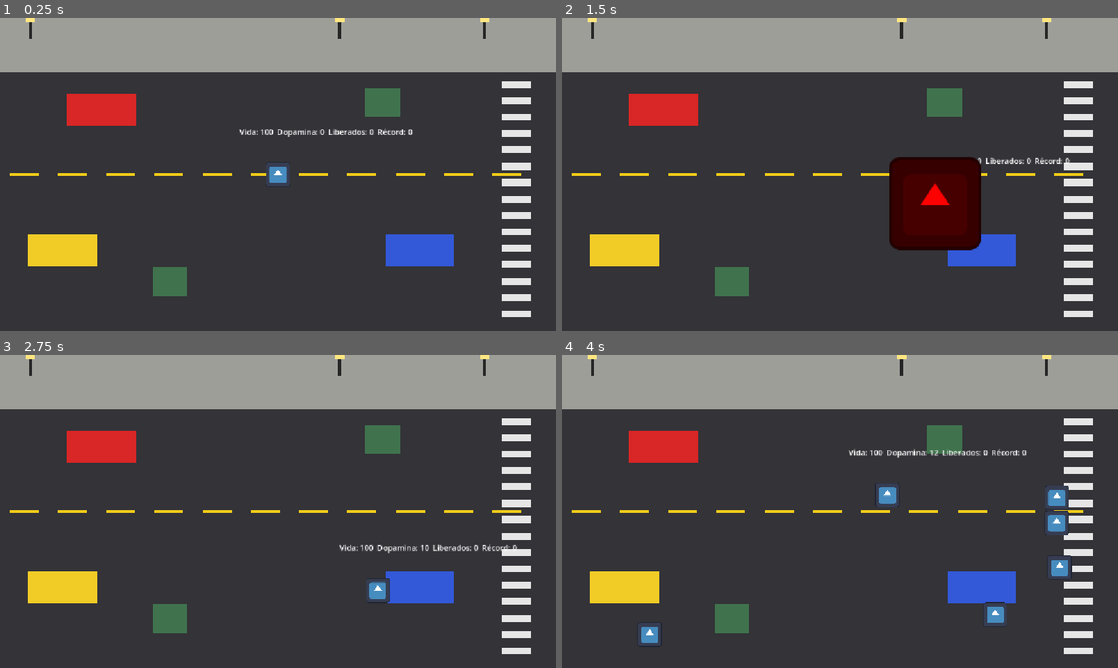
Above: before the commit, frames 1-4 (two rows, left to right).
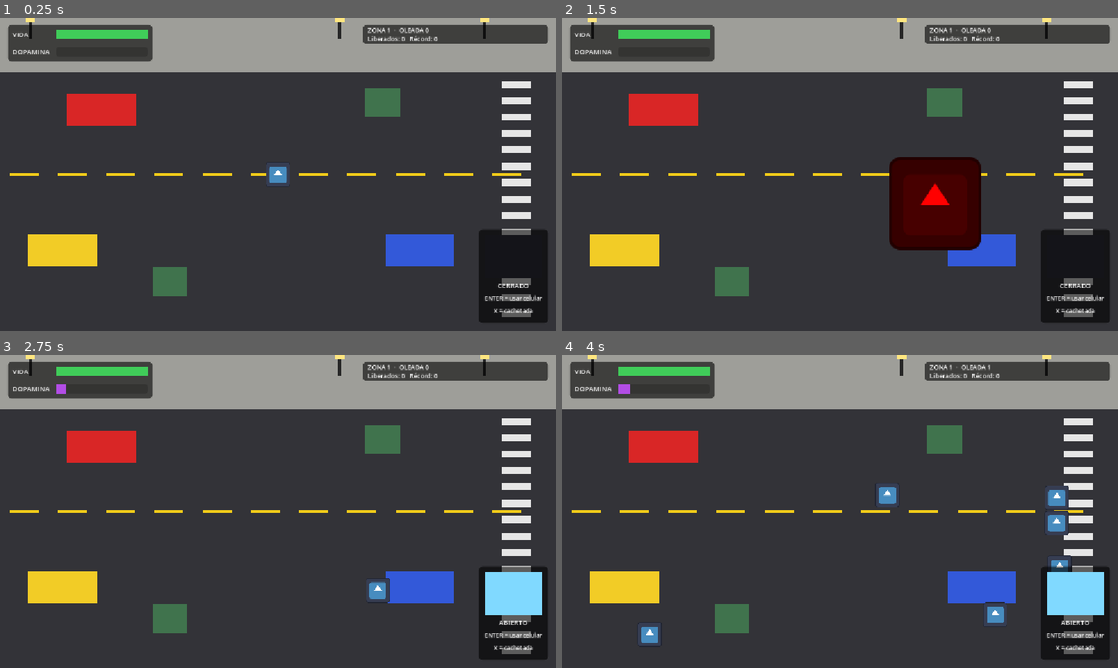
Above: after the commit, the same moments.

Repository: Moon-collab1/Brainrot-Breakout
Game: Godot game, scene res://zona_1/zona_1.tscn
Two runs of this game, one before a commit and one after it. Both use one fixed random seed, a clock stepped at 60 frames per second and the inputs below. The engine's default icon, where the game draws it, is replaced by a stand-in: a white triangle on a blue panel in a dark square.
Inputs:
- Up to frame 1 (0.25 s): no input
- Up to frame 2 (1.5 s): tap Enter (ui_accept) at 0.5, 0.77 s; hold Right (ui_right) 0.53-1.28 s; tap X (cachetada) at 0.6, 1.35 s; hold Down (ui_down) from 1.28 s (still down)
- Up to frame 3 (2.75 s): tap Enter (ui_accept) at 1.52 s; release Down (ui_down) at 2.03 s; hold Right (ui_right) from 2.03 s (still down); tap X (cachetada) at 2.1 s
- Up to frame 4 (4 s): release Right (ui_right) at 2.78 s; hold Up (ui_up) 2.78-3.53 s; tap X (cachetada) at 2.85, 3.6 s; tap Enter (ui_accept) at 3.02, 3.77 s; hold Left (ui_left) from 3.53 s (still down)

The runs differ from the first frame. In frame 1, 8.8% of the frame differs, in the area x 1-99%, y 2-98%; in frame 2, 8.7%; in frame 3, 8.8%; in frame 4, 8.9%.

Commit message:
implementacion de HUD

Diff:
--- /dev/null
+++ b/Brainrot-Breakout/zona_1/hud/HUD.tscn
@@ -0,0 +1,218 @@
+[gd_scene format=3]
+
+[ext_resource type="Script" path="res://zona_1/hud/hud.gd" id="1_hud"]
+
+[sub_resource type="StyleBoxFlat" id="StyleBoxFlat_panel"]
+bg_color = Color(0, 0, 0, 0.6)
+corner_radius_top_left = 8
+corner_radius_top_right = 8
+corner_radius_bottom_right = 8
+corner_radius_bottom_left = 8
+
+[sub_resource type="StyleBoxFlat" id="StyleBoxFlat_vida"]
+bg_color = Color(0.25, 0.8, 0.35, 1)
+
+[sub_resource type="StyleBoxFlat" id="StyleBoxFlat_dopa"]
+bg_color = Color(0.7, 0.3, 0.9, 1)
+
+[sub_resource type="StyleBoxFlat" id="StyleBoxFlat_jefe"]
+bg_color = Color(0.9, 0.2, 0.2, 1)
+
+[node name="HUD" type="CanvasLayer"]
+script = ExtResource("1_hud")
+
+[node name="PanelVida" type="Panel" parent="."]
+offset_left = 16.0
+offset_top = 14.0
+offset_right = 316.0
+offset_bottom = 90.0
+mouse_filter = 2
+theme_override_styles/panel = SubResource("StyleBoxFlat_panel")
+
+[node name="LabelVida" type="Label" parent="PanelVida"]
+layout_mode = 0
+offset_left = 10.0
+offset_top = 6.0
+offset_right = 100.0
+offset_bottom = 34.0
+theme_override_font_sizes/font_size = 14
+text = "VIDA"
+vertical_alignment = 1
+
+[node name="BarraVida" type="ProgressBar" parent="PanelVida"]
+layout_mode = 0
+offset_left = 100.0
+offset_top = 10.0
+offset_right = 290.0
+offset_bottom = 30.0
+mouse_filter = 2
+theme_override_styles/fill = SubResource("StyleBoxFlat_vida")
+value = 100.0
+show_percentage = false
+
+[node name="LabelDopa" type="Label" parent="PanelVida"]
+layout_mode = 0
+offset_left = 10.0
+offset_top = 42.0
+offset_right = 100.0
+offset_bottom = 70.0
+theme_override_font_sizes/font_size = 14
+text = "DOPAMINA"
+vertical_alignment = 1
+
+[node name="BarraDopa" type="ProgressBar" parent="PanelVida"]
+layout_mode = 0
+offset_left = 100.0
+offset_top = 46.0
+offset_right = 290.0
+offset_bottom = 66.0
+mouse_filter = 2
+theme_override_styles/fill = SubResource("StyleBoxFlat_dopa")
+show_percentage = false
+
+[node name="Banner" type="Panel" parent="."]
+visible = false
+offset_left = 359.0
+offset_top = 11.0
+offset_right = 641.0
+offset_bottom = 97.0
+mouse_filter = 2
+theme_override_styles/panel = SubResource("StyleBoxFlat_panel")
+
+[node name="Texto" type="Label" parent="Banner"]
+layout_mode = 0
+offset_right = 282.0
+offset_bottom = 86.0
+theme_override_font_sizes/font_size = 28
+text = "¡SÍGUEME!"
+horizontal_alignment = 1
+vertical_alignment = 1
+
+[node name="PanelZona" type="Panel" parent="."]
+anchors_preset = 1
+anchor_left = 1.0
+anchor_right = 1.0
+offset_left = -400.0
+offset_top = 14.0
+offset_right = -16.0
+offset_bottom = 54.0
+grow_horizontal = 0
+mouse_filter = 2
+theme_override_styles/panel = SubResource("StyleBoxFlat_panel")
+
+[node name="TextoOla" type="Label" parent="PanelZona"]
+layout_mode = 0
+offset_left = 10.0
+offset_top = 2.0
+offset_right = 374.0
+offset_bottom = 20.0
+theme_override_font_sizes/font_size = 13
+text = "ZONA 1"
+
+[node name="TextoLibres" type="Label" parent="PanelZona"]
+layout_mode = 0
+offset_left = 10.0
+offset_top = 20.0
+offset_right = 374.0
+offset_bottom = 38.0
+theme_override_font_sizes/font_size = 13
+text = "Liberados: 0"
+
+[node name="PanelJefe" type="Panel" parent="."]
+visible = false
+anchors_preset = 1
+anchor_left = 1.0
+anchor_right = 1.0
+offset_left = -400.0
+offset_top = 60.0
+offset_right = -16.0
+offset_bottom = 90.0
+grow_horizontal = 0
+mouse_filter = 2
+theme_override_styles/panel = SubResource("StyleBoxFlat_panel")
+
+[node name="LabelJefe" type="Label" parent="PanelJefe"]
+layout_mode = 0
+offset_left = 10.0
+offset_top = 3.0
+offset_right = 110.0
+offset_bottom = 27.0
+theme_override_font_sizes/font_size = 13
+text = "INFLUENCER"
+vertical_alignment = 1
+
+[node name="BarraJefe" type="ProgressBar" parent="PanelJefe"]
+layout_mode = 0
+offset_left = 112.0
+offset_top = 5.0
+offset_right = 374.0
+offset_bottom = 25.0
+mouse_filter = 2
+theme_override_styles/fill = SubResource("StyleBoxFlat_jefe")
+max_value = 56.0
+value = 56.0
+show_percentage = false
+
+[node name="SlotCelular" type="Panel" parent="."]
+anchors_preset = 3
+anchor_left = 1.0
+anchor_top = 1.0
+anchor_right = 1.0
+anchor_bottom = 1.0
+offset_left = -160.0
+offset_top = -210.0
+offset_right = -16.0
+offset_bottom = -16.0
+grow_horizontal = 0
+grow_vertical = 0
+mouse_filter = 2
+theme_override_styles/panel = SubResource("StyleBoxFlat_panel")
+
+[node name="Pantalla" type="ColorRect" parent="SlotCelular"]
+layout_mode = 0
+offset_left = 12.0
+offset_top = 12.0
+offset_right = 132.0
+offset_bottom = 100.0
+mouse_filter = 2
+color = Color(0.08, 0.08, 0.1, 1)
+
+[node name="Estado" type="Label" parent="SlotCelular"]
+layout_mode = 0
+offset_left = 4.0
+offset_top = 106.0
+offset_right = 140.0
+offset_bottom = 128.0
+theme_override_font_sizes/font_size = 14
+text = "CERRADO"
+horizontal_alignment = 1
+
+[node name="TeclaCelular" type="Label" parent="SlotCelular"]
+layout_mode = 0
+offset_left = 4.0
+offset_top = 134.0
+offset_right = 140.0
+offset_bottom = 156.0
+theme_override_font_sizes/font_size = 12
+text = "ENTER = usar celular"
+horizontal_alignment = 1
+
+[node name="TeclaGolpe" type="Label" parent="SlotCelular"]
+layout_mode = 0
+offset_left = 4.0
+offset_top = 160.0
+offset_right = 140.0
+offset_bottom = 182.0
+theme_override_font_sizes/font_size = 12
+text = "X = cachetada"
+horizontal_alignment = 1
+
+[node name="Flash" type="ColorRect" parent="."]
+visible = false
+anchors_preset = 15
+anchor_right = 1.0
+anchor_bottom = 1.0
+grow_horizontal = 2
+grow_vertical = 2
+mouse_filter = 2
+color = Color(1, 1, 1, 1)
--- /dev/null
+++ b/Brainrot-Breakout/zona_1/hud/hud.gd
@@ -0,0 +1,49 @@
+extends CanvasLayer
+
+# HUD de la zona: solo lee datos del jugador y de la raíz, no tiene colisiones
+@onready var jug = get_parent().get_node("Jugador")
+@onready var barra_vida = $PanelVida/BarraVida
+@onready var barra_dopa = $PanelVida/BarraDopa
+@onready var texto_ola = $PanelZona/TextoOla
+@onready var texto_libres = $PanelZona/TextoLibres
+@onready var panel_jefe = $PanelJefe
+@onready var barra_jefe = $PanelJefe/BarraJefe
+@onready var banner = $Banner
+@onready var pantalla_cel = $SlotCelular/Pantalla
+@onready var estado_cel = $SlotCelular/Estado
+@onready var flash = $Flash
+
+func _process(_delta):
+	barra_vida.value = jug.vida
+	barra_dopa.value = jug.dopa
+
+	var mejor = max(jug.record, jug.libres)
+	texto_ola.text = "ZONA 1  ·  OLEADA " + str(get_parent().n_ola)
+	texto_libres.text = "Liberados: " + str(jug.libres) + "   Récord: " + str(mejor)
+
+	if jug.cel_abierto:
+		pantalla_cel.color = Color(0.5, 0.85, 1.0)
+		estado_cel.text = "ABIERTO"
+	else:
+		pantalla_cel.color = Color(0.08, 0.08, 0.1)
+		estado_cel.text = "CERRADO"
+
+# --- Funciones para el jefe (se conectan en las Partes 3 y 4) ---
+
+func mostrar_jefe(visible_):
+	panel_jefe.visible = visible_
+
+# Se conecta a la señal vida_cambiada(valor, maximo) del jefe
+func actualizar_jefe(valor, maximo):
+	barra_jefe.max_value = maximo
+	barra_jefe.value = valor
+
+func mostrar_banner(visible_):
+	banner.visible = visible_
+
+# Pantalla blanca del Flash de selfie
+func flash_blanco(seg):
+	flash.visible = true
+	var tw = create_tween()
+	tw.tween_interval(seg)
+	tw.tween_callback(func(): flash.visible = false)
--- a/Brainrot-Breakout/zona_1/jugador/jugador.gd
+++ b/Brainrot-Breakout/zona_1/jugador/jugador.gd
@@ -49,11 +49,6 @@
 	if vida <= 0.0:
 		perder("Perdiste por vida")
 
-	# Provisional: el HUD (Parte 2) reemplazará esta etiqueta
-	var mejor = max(record, libres)
-	if has_node("Info"):
-		$Info.text = "Vida: " + str(int(vida)) + "  Dopamina: " + str(int(dopa)) + "  Liberados: " + str(libres) + "  Récord: " + str(mejor)
-
 	velocity = dir * vel_act
 	move_and_slide()
 
--- a/Brainrot-Breakout/zona_1/zona_1.tscn
+++ b/Brainrot-Breakout/zona_1/zona_1.tscn
@@ -4,6 +4,7 @@
 [ext_resource type="Script" uid="uid://d3vspu0ljp2hx" path="res://zona_1/jugador/jugador.gd" id="1_wtcfe"]
 [ext_resource type="Texture2D" uid="uid://bm24ys2gn1nw7" path="res://icon.svg" id="2_0e48y"]
 [ext_resource type="PackedScene" path="res://zona_1/mapa/Mapa.tscn" id="3_mapa"]
+[ext_resource type="PackedScene" path="res://zona_1/hud/HUD.tscn" id="4_hud"]
 
 [sub_resource type="CircleShape2D" id="CircleShape2D_awwja"]
 
@@ -23,12 +24,6 @@
 
 [node name="CollisionShape2D" type="CollisionShape2D" parent="Jugador"]
 
-[node name="Info" type="Label" parent="Jugador"]
-offset_left = -80.0
-offset_top = -100.0
-offset_right = -40.0
-offset_bottom = -77.0
-
 [node name="Golpe" type="Area2D" parent="Jugador"]
 
 [node name="CollisionShape2D" type="CollisionShape2D" parent="Jugador/Golpe"]
@@ -39,3 +34,5 @@
 modulate = Color(1, 0, 0, 1)
 scale = Vector2(1.5, 1.5)
 texture = ExtResource("2_0e48y")
+
+[node name="HUD" parent="." instance=ExtResource("4_hud")]
Not shown, removed: Brainrot-Breakout/zona_1/hud/.gitkeep
